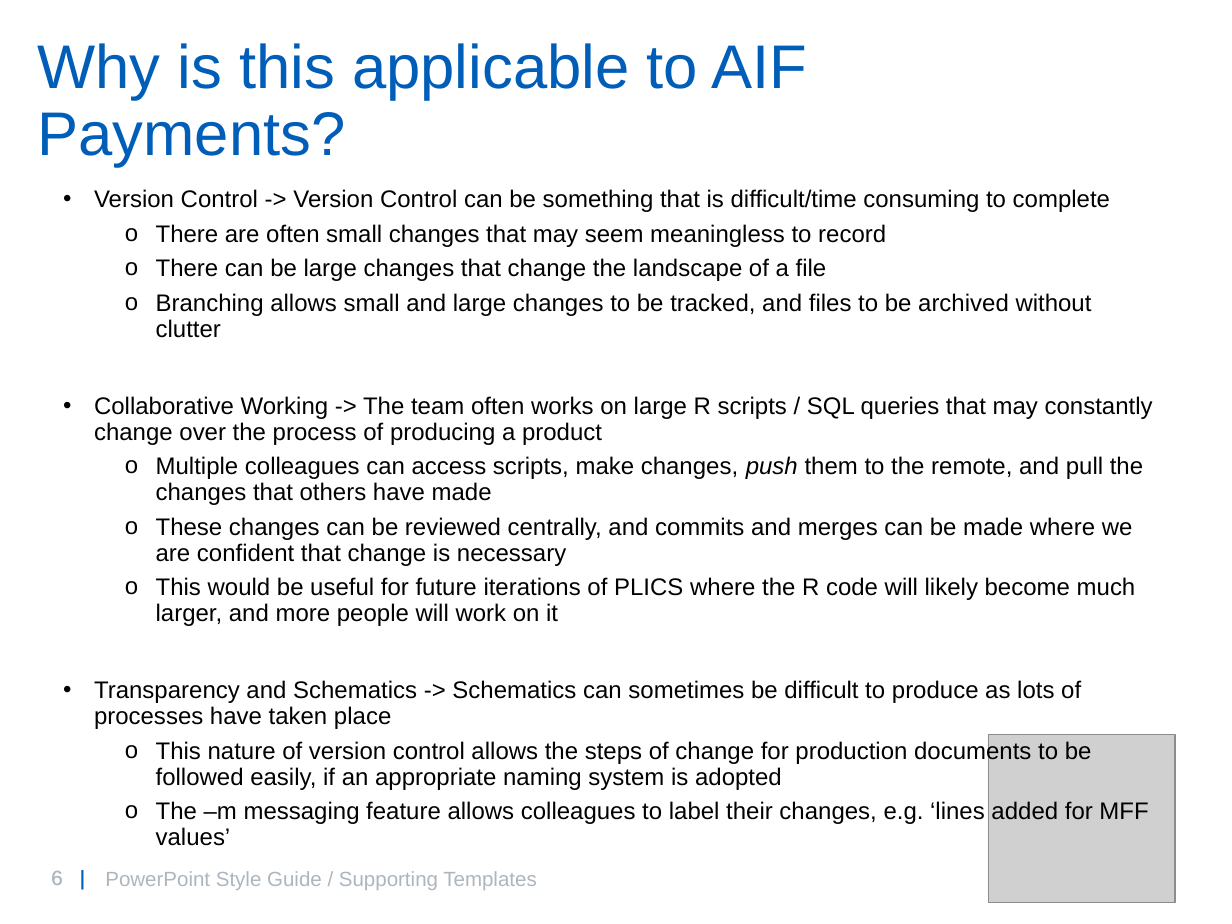
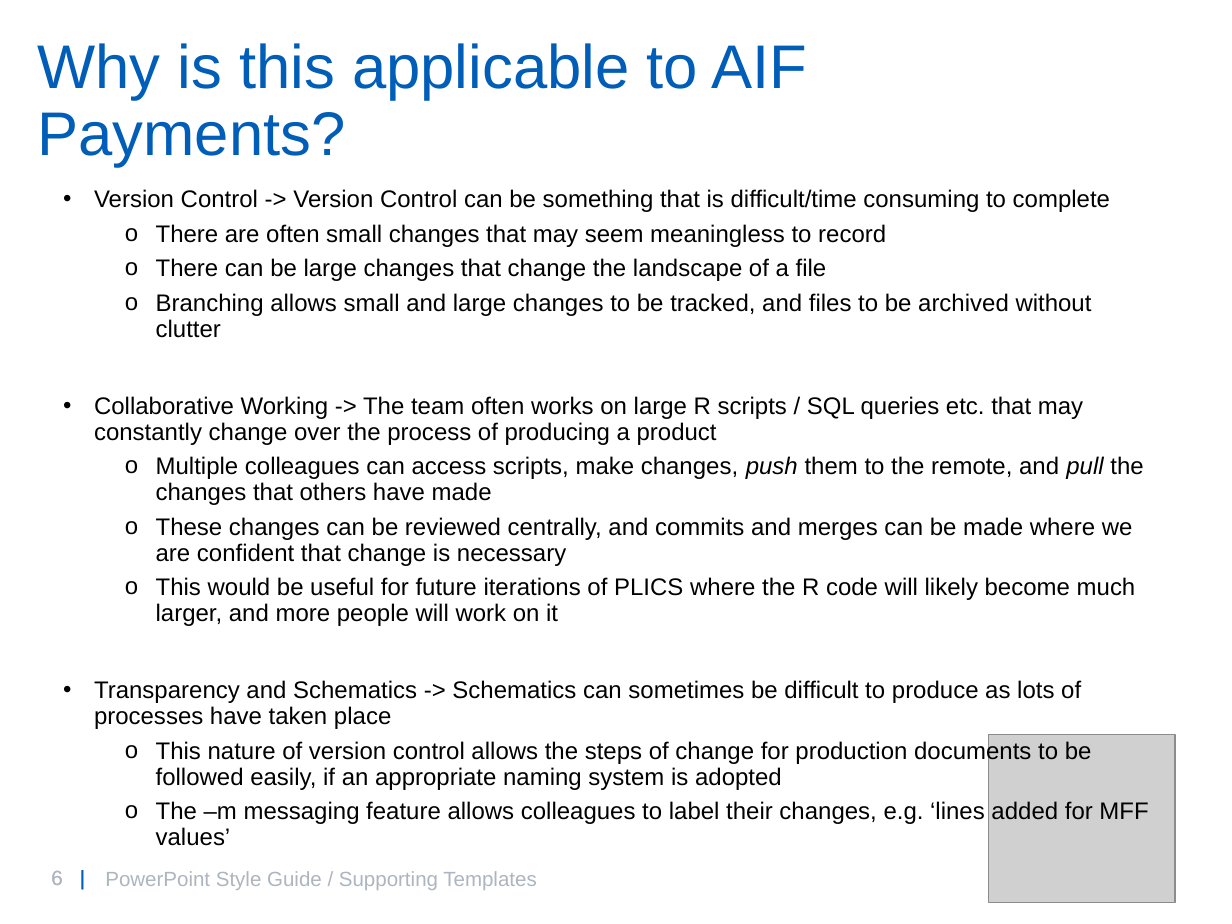
Before and after one commit to willbrooks2/Git_Introduction, a slide deck: slide 6 of GitIntro.pptx. Drawn at 1232x924 pixels with LibreOffice and Linux fonts; fonts in the diff are those of the drawing; grey boxes stand for pictures; background and template pictures are left out. Boxes give left, top, right and bottom in pixels: in the first picture for what was removed or moved away, otherwise in the second. Text is boxed around its words. In the diff, an @@ line names an element or a change of style, - is before the commit and + after.

```diff
--- a/GitIntro.pptx
+++ b/GitIntro.pptx
@@ text at [94,396,1083,445]: text changed @@
-• Collaborative Working -> The team often works on large R scripts / SQL queries that may constantly change over the process of producing a product
+• Collaborative Working -> The team often works on large R scripts / SQL queries etc. that may constantly change over the process of producing a product
@@ text at [156,456,1143,505]: italic on in "pull" @@
```
Also in this commit, not shown: 1 other slide changed, 5 slides added.
